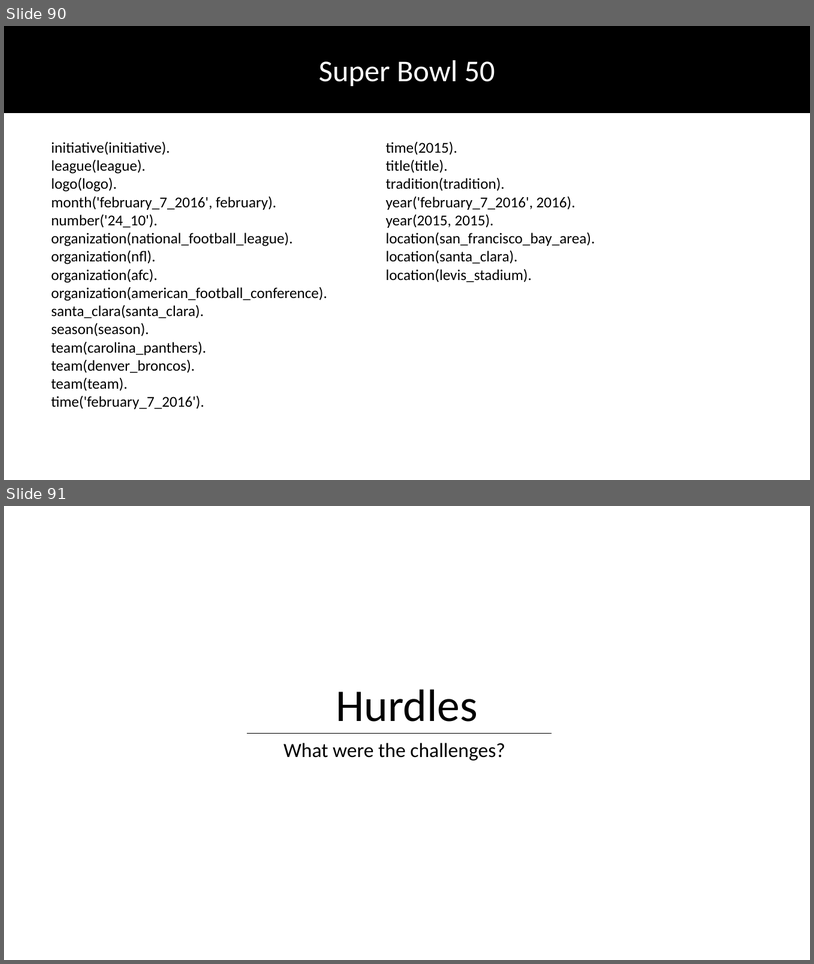
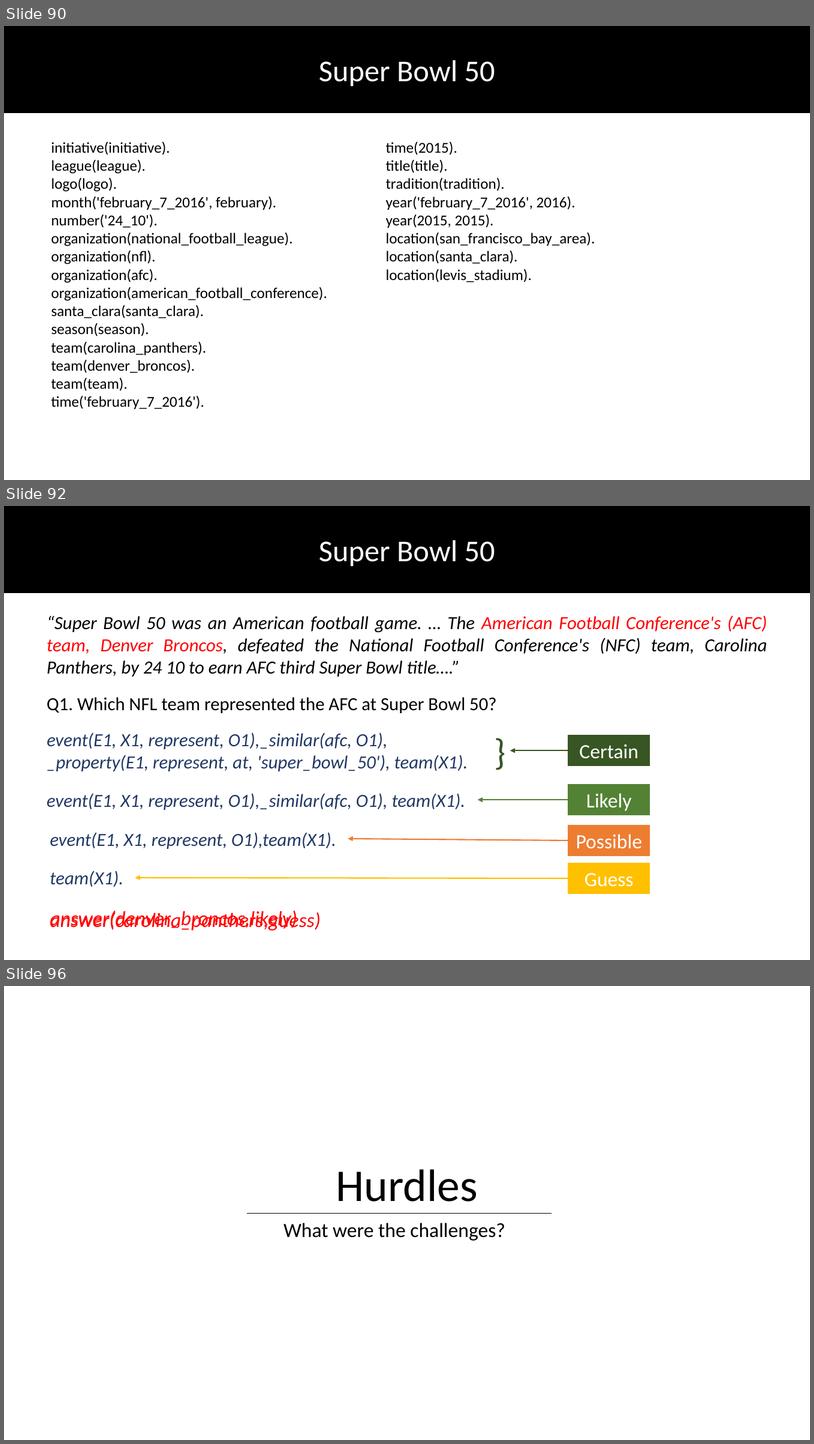
Before and after one commit to DhruvaPendharkar/thesis-project, a slide deck: Notes/ThesisPresentation.pptx. Shown one above the other, each under a label of ours: slides 90 and 91 before the commit, slides 90, 92 and 96 after it; the slides between them are not shown. The pictures are 814x964 and 814x1444 pixels, drawn with LibreOffice and Linux fonts; fonts in the diff are those of the drawing. Boxes give left, top, right and bottom in pixels: in the first picture for what was removed or moved away, otherwise in the second. Text is boxed around its words. In the diff, an @@ line names an element or a change of style, - is before the commit and + after.

```diff
--- a/Notes/ThesisPresentation.pptx
+++ b/Notes/ThesisPresentation.pptx
@@ slide 92 added at (4,506,810,960), background #FFFFFF @@
@@ rectangle added at (4,506,810,592), fill #000000, outline #000000 1 pt @@
@@ text added at (319,540,495,566), 36 pt, text #FFFFFF @@
+Super Bowl 50
@@ text added at (47,616,767,676), 22 pt, text #000000, italic @@
+“Super Bowl 50 was an American football game. … The American Football Conference's (AFC) team, Denver Broncos, defeated the National Football Conference's (NFC) team, Carolina Panthers, by 24 10 to earn AFC third Super Bowl title….”
@@ text added at (47,697,497,713), 22 pt, text #000000 @@
+Q1. Which NFL team represented the AFC at Super Bowl 50?
@@ text added at (47,732,468,771), 22 pt, text #203864, italic @@
+event(E1, X1, represent, O1),_similar(afc, O1), _property(E1, represent, at, 'super_bowl_50'), team(X1).
@@ text added at (489,725,510,776), 44 pt, text #385723 @@
+}
@@ rectangle added at (569,735,650,766), fill #385723, outline #385723 0.75 pt, 24 pt, text #FFFFFF @@
+Certain
@@ arrow added from (569, 750) to (510, 750), #385723 1.5 pt @@
@@ text added at (47,793,466,810), 22 pt, text #203864, italic @@
+event(E1, X1, represent, O1),_similar(afc, O1), team(X1).
@@ rectangle added at (569,784,650,814), fill #548235, outline #548235 0.75 pt, 24 pt, text #FFFFFF @@
+Likely
@@ arrow added from (569, 799) to (477, 799), #548235 1.5 pt @@
@@ rectangle added at (569,825,650,855), fill #ED7D31, outline #ED7D31 0.75 pt, 24 pt, text #FFFFFF @@
+Possible
@@ text added at (50,832,336,849), 22 pt, text #203864, italic @@
+event(E1, X1, represent, O1),team(X1).
@@ arrow added from (569, 841) to (348, 839), #ED7D31 1.5 pt @@
@@ rectangle added at (569,863,650,893), fill #FFC000, outline #FFC000 0.75 pt, 24 pt, text #FFFFFF @@
+Guess
@@ text added at (50,871,123,886), 22 pt, text #203864, italic @@
+team(X1).
@@ arrow added from (569, 878) to (135, 877), #FFC000 1.5 pt @@
@@ text added at (50,910,298,930), 24 pt, text #FF0000, italic @@
+answer(denver_broncos,likely)
@@ text added at (50,910,321,930), 24 pt, text #FF0000, italic @@
+answer(carolina_panthers,guess)
@@ what was slide 91 is now slide 96 @@
```
Also in this commit, not shown: 4 slides changed, 4 other slides added, 2 other files.
